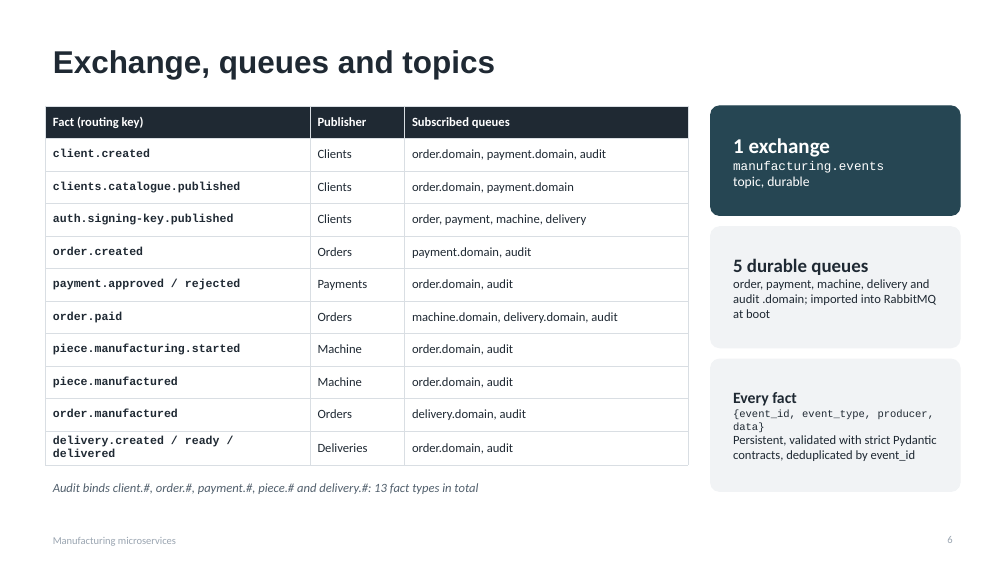
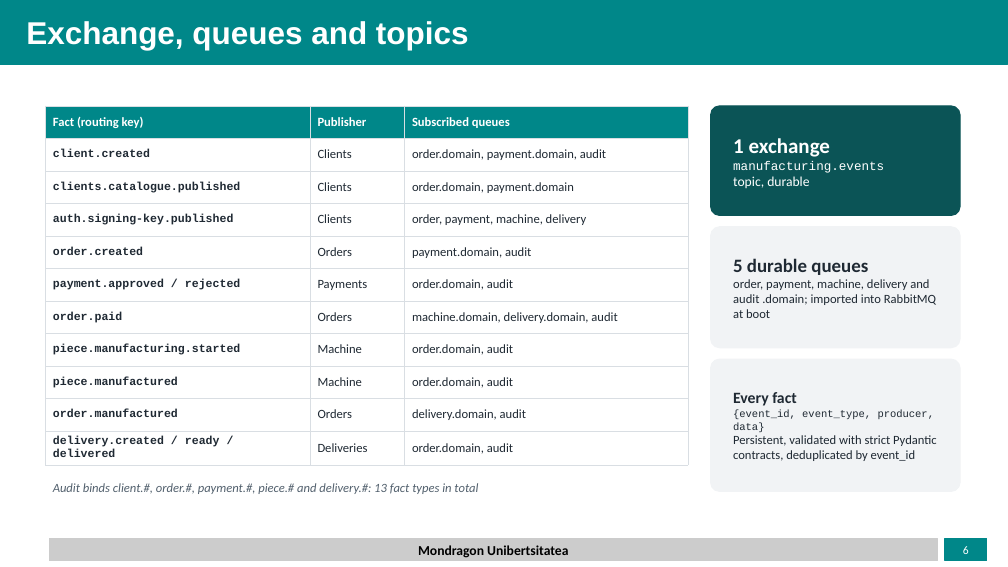
Before and after one commit to Uthereted/EjercicioMonolitico, a slide deck: slide 6 of manufacturing_microservices.pptx. Drawn at 1008x567 pixels with LibreOffice and Linux fonts; fonts in the diff are those of the drawing; background and template pictures are left out. Boxes give left, top, right and bottom in pixels: in the first picture for what was removed or moved away, otherwise in the second. Text is boxed around its words. In the diff, an @@ line names an element or a change of style, - is before the commit and + after.

```diff
--- a/manufacturing_microservices.pptx
+++ b/manufacturing_microservices.pptx
@@ rectangle added at bbox=[0, 0, 1008, 64], fill #008789, outline #008789 1 pt @@
@@ title "Exchange, queues and topics": place and size @@
-title "Exchange, queues and topics" at bbox=[53, 50, 495, 79]
+title "Exchange, queues and topics" at bbox=[26, 21, 469, 50]
@@ title "Exchange, queues and topics" at bbox=[26, 21, 469, 50]: text colour #1F2933 to #FFFFFF @@
@@ table at bbox=[45, 106, 688, 461] @@
@@ fill #1F2933 to #008789 in row 1 @@
@@ rounded rectangle at bbox=[711, 106, 960, 216]: fill #264653 to #0B5456; outline #264653 1 pt to #0B5456 1 pt @@
@@ rectangle added at bbox=[49, 538, 938, 561], fill #CCCCCC, outline #CCCCCC 1 pt @@
@@ text removed at bbox=[53, 537, 176, 546] @@
-Manufacturing microservices
@@ page number: place and size @@
-page number at bbox=[947, 536, 952, 543]
+page number at bbox=[963, 546, 969, 554]
@@ page number at bbox=[963, 546, 969, 554]: size 10 to 11 pt, text colour #9AA5B1 to #FFFFFF; alignment right to centre; vertical alignment top to middle @@
@@ rectangle added at bbox=[945, 538, 987, 561], fill #008789, outline #008789 1 pt @@
@@ text added at bbox=[418, 545, 568, 558], 13 pt, text #000000, bold @@
+Mondragon Unibertsitatea
```
Also in this commit, not shown: 8 other slides changed, 2 slides added, 2 slides removed.
